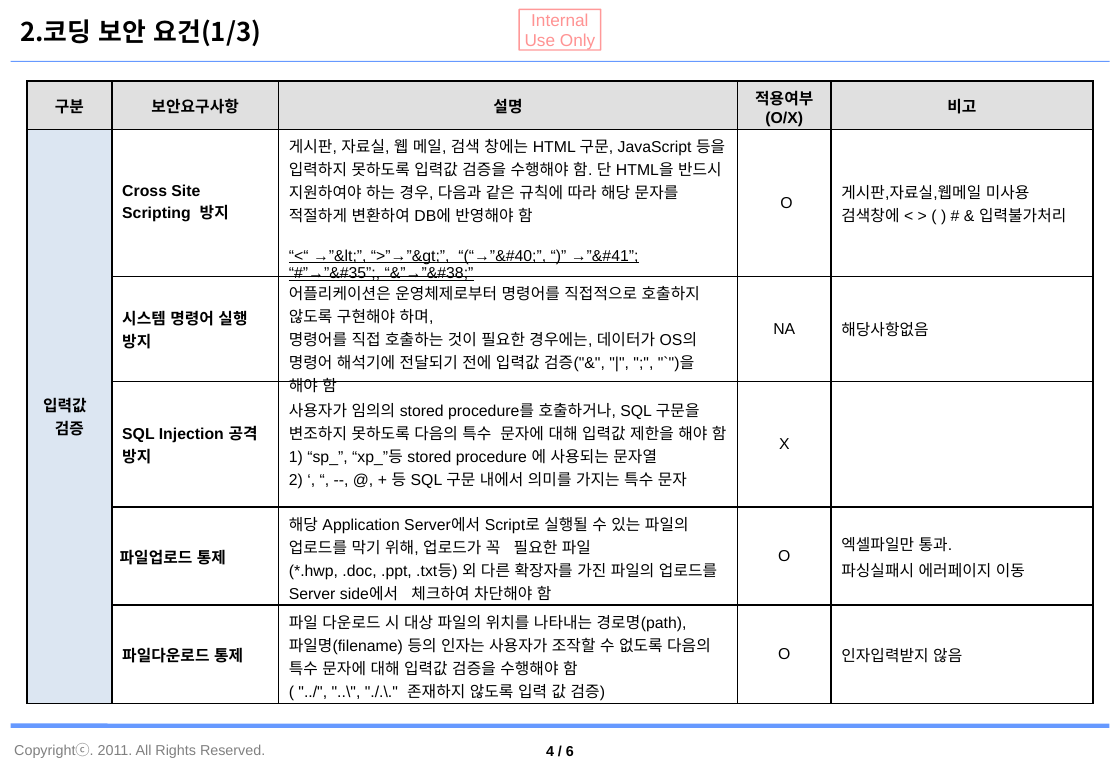
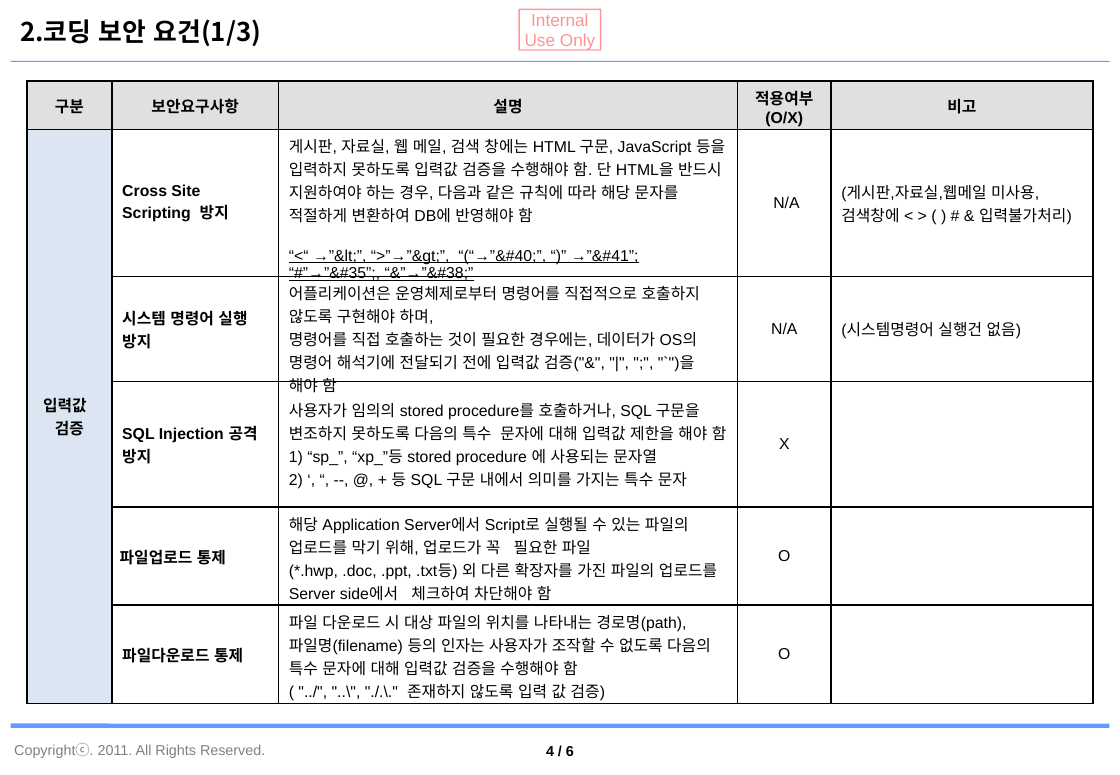
Before and after one commit to jaeyong1/stockmgmt, a slide deck: slide 5 of documents/자재관리시스템_보안점검 결과서.pptx. Drawn at 1120x775 pixels with LibreOffice and Linux fonts; fonts in the diff are those of the drawing; background and template pictures are left out. Boxes give left, top, right and bottom in pixels: in the first picture for what was removed or moved away, otherwise in the second. Text is boxed around its words. In the diff, an @@ line names an element or a change of style, - is before the commit and + after.

Commit message:
PPT 파일 정리

```diff
--- a/documents/자재관리시스템_보안점검 결과서.pptx
+++ b/documents/자재관리시스템_보안점검 결과서.pptx
@@ table at [27,81,1092,705] @@
-row 2, column 4: O
+row 2, column 4: N/A
-row 2, column 5: 게시판,자료실,웹메일 미사용 / 검색창에 < > ( ) # & 입력불가처리
+row 2, column 5: (게시판,자료실,웹메일 미사용, / 검색창에 < > ( ) # & 입력불가처리)
-row 3, column 4: NA
+row 3, column 4: N/A
-row 3, column 5: 해당사항없음
+row 3, column 5: (시스템명령어 실행건 없음)
-row 5, column 5: 엑셀파일만 통과. / 파싱실패시 에러페이지 이동
+row 5, column 5: 
-row 6, column 5: 인자입력받지 않음
+row 6, column 5: 
```
Also in this commit, not shown: 5 other slides changed.
